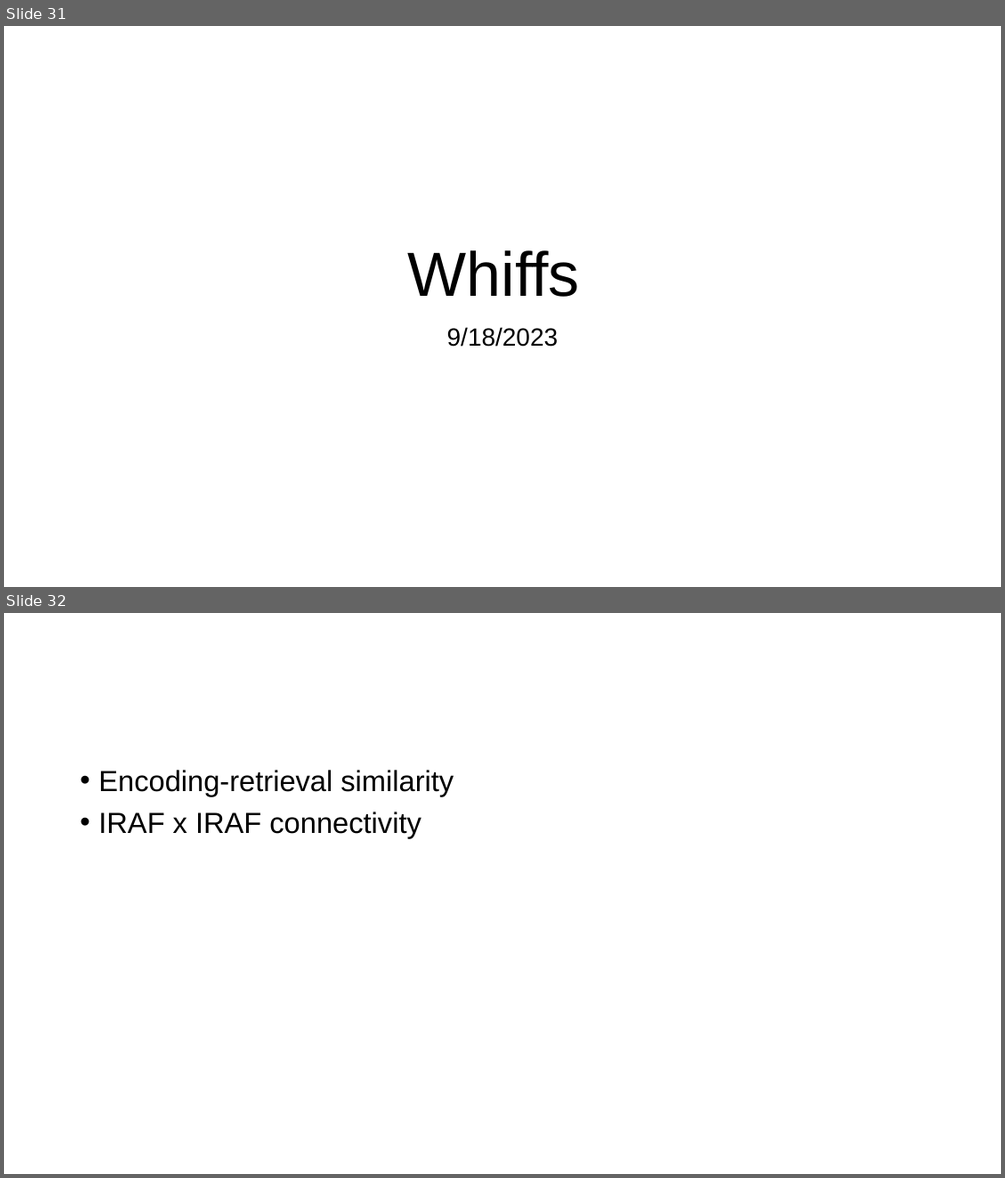
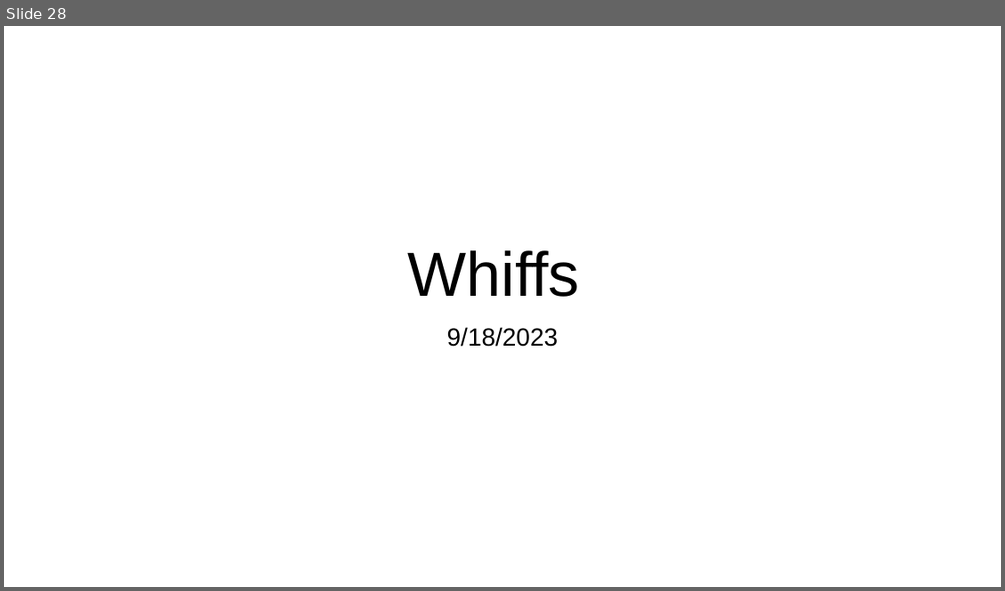
Before and after one commit to paulcbogdan/SchemeRep_PB, a slide deck: docs/SchemeRep_PB_Sep29.pptx. Shown one above the other, each under a label of ours: slides 31 and 32 before the commit, slide 28 after it. The pictures are 1005x1178 and 1005x591 pixels, drawn with LibreOffice and Linux fonts; fonts in the diff are those of the drawing. Boxes give left, top, right and bottom in pixels: in the first picture for what was removed or moved away, otherwise in the second. Text is boxed around its words. In the diff, an @@ line names an element or a change of style, - is before the commit and + after.

```diff
--- a/docs/SchemeRep_PB_Sep29.pptx
+++ b/docs/SchemeRep_PB_Sep29.pptx
@@ slide 32 removed at [4, 613, 1001, 1174], background #FFFFFF @@
@@ text removed at [98, 770, 453, 838] @@
-• Encoding-retrieval similarity
-• IRAF x IRAF connectivity
@@ what was slide 31 is now slide 28 @@
```
Also in this commit, not shown: 9 slides changed, 1 slide added, 3 other slides removed, 22 other files.
